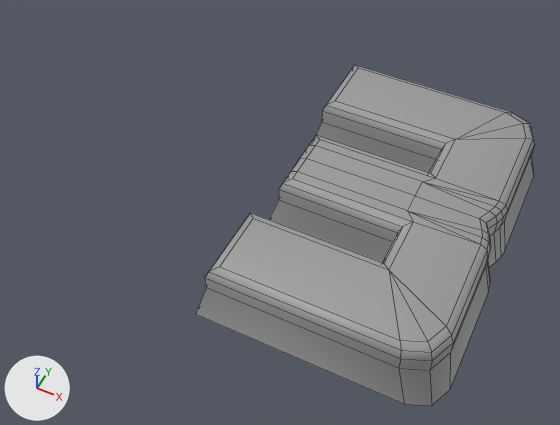
Renders of the FBX model Assets/- Asset Store/Custom/Numbers/Number_3.fbx from each side of a commit.
One viewpoint serves both versions: a camera (50 mm lens) standing at (0.135, -0.503, 0.634) and looking at (-0.102, -0.029, 0.042). Every picture has the same lights, and +X, +Y and +Z are marked at lower left. Mesh edges are drawn as thin lines. Where no turn or scale is listed for an object, it has been applied to the vertices.

Before the edit, the objects in view are built like this:
```python
me_cube_008 = bpy.data.meshes.new('Cube.008')
me_cube_008.from_pydata(...)  # 133 vertices, 124 faces; spans x -0.118..0.117, y -0.173..0.173, z 0.037..0.1
me_cube_008.materials.append(mat_material)  # grey #9b9b9b
ob_number_3 = bpy.data.objects.new('Number_3', me_cube_008)
ob_number_3.location = (0.0, 0.0, 0.0)
```
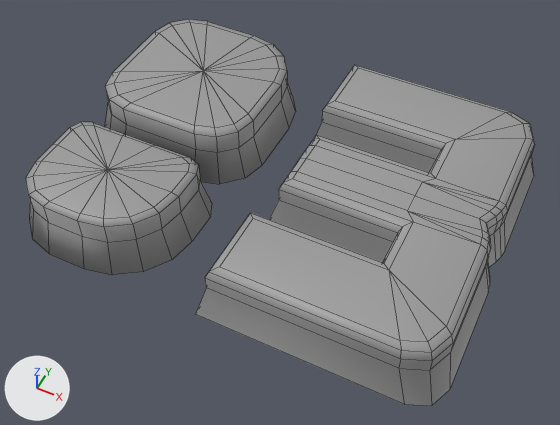
The newer file is also turned or shifted as a whole; pictures and numbers use the older file's frame.

Edits to the bpy script that builds the scene:
```text
Change me_cube_008:
    used by ob_number_3; location = (0.0, 0.0, 0.0)
    remove me_cube_008.from_pydata(...)  # 133 vertices, 124 faces; spans x -0.118..0.117, y -0.173..0.173, z 0.037..0.1
    add me_cube_008.from_pydata(...)  # 275 vertices, 264 faces; spans x -0.348..0.117, y -0.175..0.173, z 0.037..0.1
    me_cube_008 part 1: a new loose piece of 73 vertices spanning x -0.336..-0.165, y -0.175..-0.038, z 0.038..0.1, in mat_material (grey #9b9b9b)
    me_cube_008 part 2: a new loose piece of 69 vertices spanning x -0.348..-0.152, y -0.025..0.171, z 0.038..0.1, in mat_material (grey #9b9b9b)
```

Where the change shows, as pixel boxes [x1, y1, x2, y2] in the pictures (560 x 425 px):
'Number_3', reshaped (50% wider, 13% taller): before [195, 65, 535, 406]; after [25, 19, 535, 406]
part 1 of me_cube_008, added: after [25, 122, 212, 275]
part 2 of me_cube_008, added: after [105, 19, 296, 184]
